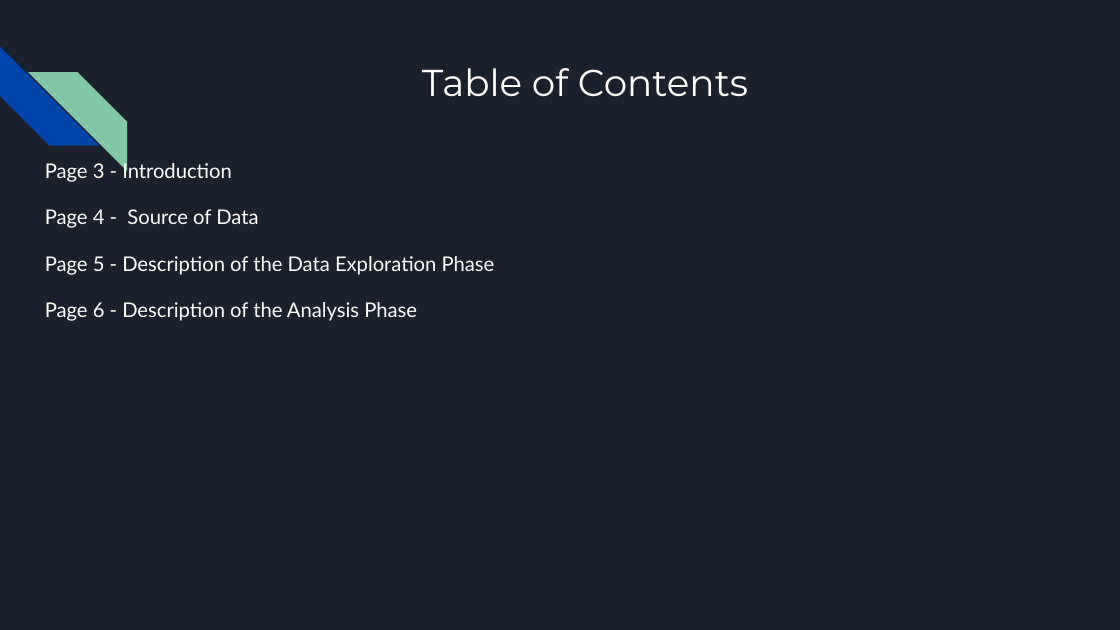
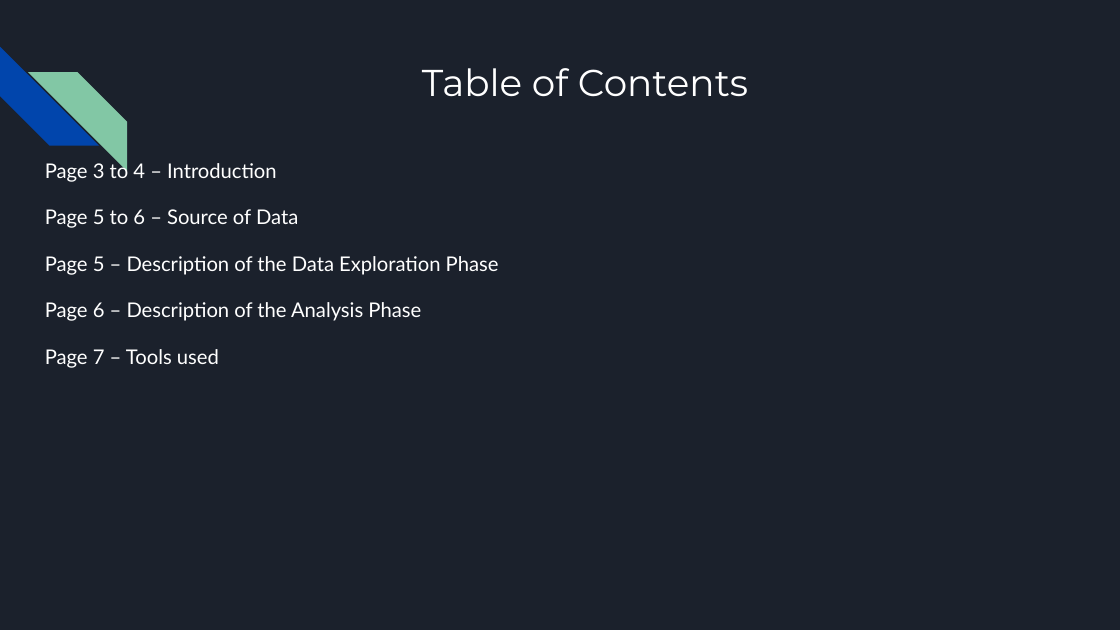
Before and after one commit to nickferrar/NBA_Salaries, a slide deck: slide 2 of Presentation/nba_player_salaries.pptx. Drawn at 1120x630 pixels with LibreOffice and Linux fonts; fonts in the diff are those of the drawing. Boxes give left, top, right and bottom in pixels: in the first picture for what was removed or moved away, otherwise in the second. Text is boxed around its words. In the diff, an @@ line names an element or a change of style, - is before the commit and + after.

```diff
--- a/Presentation/nba_player_salaries.pptx
+++ b/Presentation/nba_player_salaries.pptx
@@ text at (45,160,499,368): text changed @@
-Page 3 - Introduction
-Page 4 - Source of Data
-Page 5 - Description of the Data Exploration Phase
-Page 6 - Description of the Analysis Phase
+Page 3 to 4 – Introduction
+Page 5 to 6 – Source of Data
+Page 5 – Description of the Data Exploration Phase
+Page 6 – Description of the Analysis Phase
+Page 7 – Tools used
```
Also in this commit, not shown: 5 other slides changed, 2 slides added, 1 slide removed, 1 other file.
